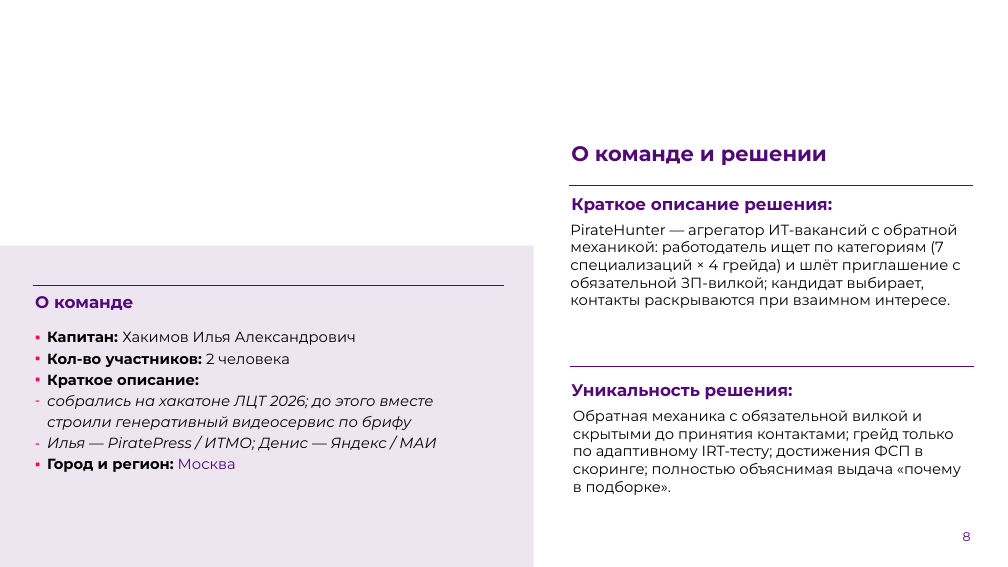
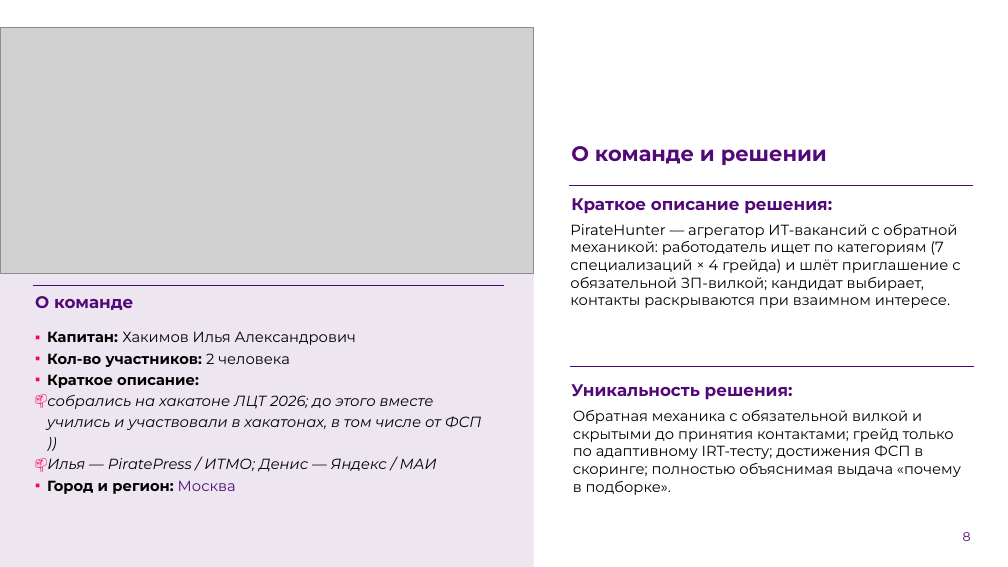
Before and after one commit to PirateThunder/piratehunter, a slide deck: slide 8 of deliverables/pitch/piratehunter-pitch.pptx. Drawn at 1008x567 pixels with LibreOffice and Linux fonts; fonts in the diff are those of the drawing; grey boxes stand for pictures; background and template pictures are left out. Boxes give left, top, right and bottom in pixels: in the first picture for what was removed or moved away, otherwise in the second. Text is boxed around its words. In the diff, an @@ line names an element or a change of style, - is before the commit and + after.

```diff
--- a/deliverables/pitch/piratehunter-pitch.pptx
+++ b/deliverables/pitch/piratehunter-pitch.pptx
@@ picture added at [0, 28, 534, 274] @@
@@ text at [47, 395, 482, 430]: text changed @@
-– собрались на хакатоне ЛЦТ 2026; до этого вместе строили генеративный видеосервис по брифу
+📫 собрались на хакатоне ЛЦТ 2026; до этого вместе учились и участвовали в хакатонах, в том числе от ФСП ))
@@ text at [47, 458, 437, 472]: bullet - to 📫 @@
```
Also in this commit, not shown: 14 other slides changed, 4 other files.
